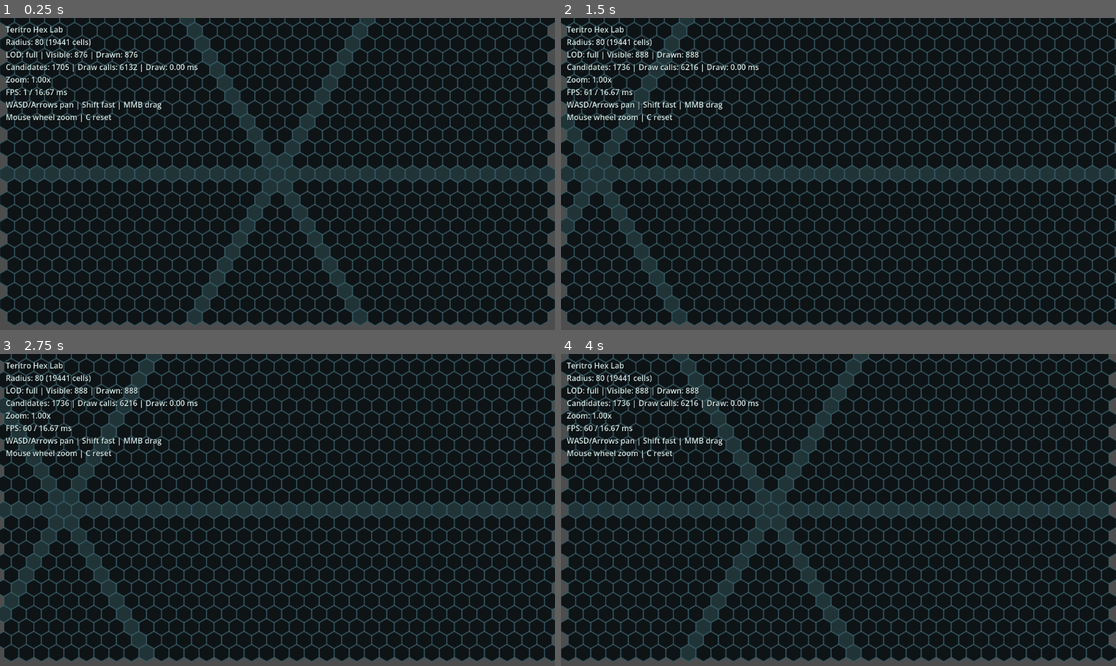
Above: before the commit, frames 1-4 (two rows, left to right).
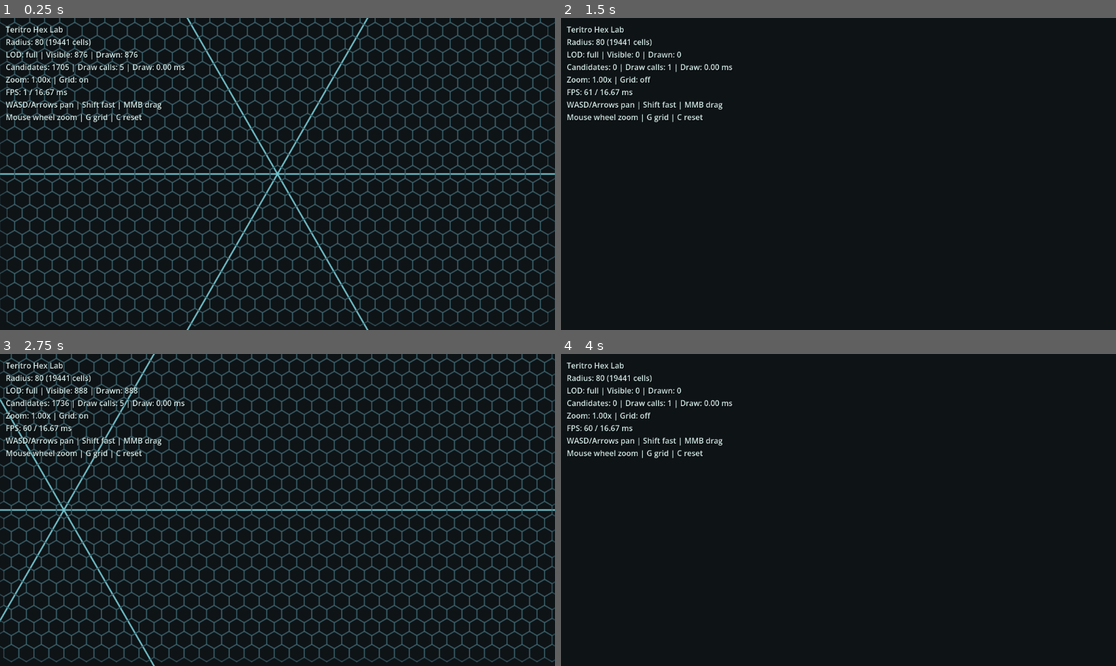
Above: after the commit, the same moments.

Repository: Kanturna/teritro
Game: Godot game, scene res://scenes/hex_lab.tscn
Two runs of this game, one before a commit and one after it. Both use one fixed random seed, a clock stepped at 60 frames per second and the inputs below.
Inputs (mouse positions are in pixels of both pictures, inside the frame that each line leads up to):
- Up to frame 1 (0.25 s): no input
- Up to frame 2 (1.5 s): tap Enter at 0.5 s; move the mouse to (960, 158) at 0.52 s; hold D 0.53-1.25 s; tap G at 0.6 s; click (960, 158) at 0.67 s; drag from (727, 189) to (810, 236) at 1.27 s
- Up to frame 3 (2.75 s): tap Space at 2 s; move the mouse to (333, 441) at 2.02 s; hold D from 2.03 s (still down); tap C at 2.1 s; click (333, 441) at 2.17 s; tap G at 2.3 s
- Up to frame 4 (4 s): release D at 2.75 s; drag from (810, 572) to (672, 463) at 2.77 s; tap Enter at 3.5 s; move the mouse to (1005, 556) at 3.52 s; hold A from 3.53 s (still down); tap G at 3.6 s; click (1005, 556) at 3.67 s

The runs differ from the first frame. In frame 1, 11% of the frame differs, in the area x 0-100%, y 0-100%; in frame 2, 26%; in frame 3, 9.2%; in frame 4, 28%.

Commit message:
perf(rendering): optimize hex grid draw path
WHAT:
- Optimizes hex grid rendering by batching grid lines with draw_multiline.
- Avoids expensive visible-cell estimation in overview LOD.
- Adds G toggle for grid visibility and HUD state.
- Updates smoke test and docs for the grid visibility control.

VALIDATION:
- Ran HexGridMath headless tests successfully.
- Ran Hex lab smoke test successfully.
- Loaded the Godot main scene headless successfully.

RISKS:
- Manual FPS confirmation in the Godot window is still needed.
- Further renderer work may still be needed if full-detail zoom remains too slow.

Diff:
--- a/src/rendering/hex_map_renderer.gd
+++ b/src/rendering/hex_map_renderer.gd
@@ -17,10 +17,16 @@
 @export var axis_color := Color(0.45, 0.78, 0.82, 0.95)
 @export var simple_lod_zoom := 0.55
 @export var overview_lod_zoom := 0.35
+@export var grid_visible := true:
+	set(value):
+		grid_visible = value
+		if is_inside_tree():
+			queue_redraw()
 
 var _base_polygon := PackedVector2Array()
 var _map_outline_polygon := PackedVector2Array()
 var _scratch_polygon := PackedVector2Array()
+var _grid_line_points := PackedVector2Array()
 var _visible_corners: Array[Vector2] = []
 var _hexes: Array[Vector2i] = []
 var _visible_hex_count := 0
@@ -57,6 +63,7 @@
 		"culled_view": _culled_by_view_count,
 		"draw_calls": _draw_call_estimate,
 		"draw_ms": _draw_ms,
+		"grid_visible": grid_visible,
 	}
 
 
@@ -89,11 +96,17 @@
 
 	if _lod_mode == "overview":
 		_draw_overview_map()
-		_visible_hex_count = estimate_visible_hex_count()
 		_draw_ms = float(Time.get_ticks_usec() - start_usec) / 1000.0
 		return
 
-	var draw_outlines := _lod_mode == "full"
+	_draw_overview_fill()
+	if not grid_visible:
+		_draw_ms = float(Time.get_ticks_usec() - start_usec) / 1000.0
+		return
+
+	_draw_axis_lines()
+	_grid_line_points.clear()
+
 	var bounds := _get_visible_axial_bounds()
 	var visible_rect := _get_visible_world_rect()
 
@@ -108,9 +121,13 @@
 			if not visible_rect.has_point(to_global(center)):
 				_culled_by_view_count += 1
 				continue
-			_draw_hex(coord, center, draw_outlines)
+			_append_hex_lines(center)
 			_visible_hex_count += 1
 			_drawn_hex_count += 1
+
+	if _grid_line_points.size() > 0:
+		draw_multiline(_grid_line_points, outline_color, 1.0, true)
+		_draw_call_estimate += 1
 
 	_draw_ms = float(Time.get_ticks_usec() - start_usec) / 1000.0
 
@@ -130,32 +147,30 @@
 		queue_redraw()
 
 
-func _draw_hex(coord: Vector2i, center: Vector2, draw_outlines: bool) -> void:
+func _append_hex_lines(center: Vector2) -> void:
+	var start_index := _grid_line_points.size()
+	_grid_line_points.resize(start_index + 12)
+
 	for i in range(6):
-		_scratch_polygon[i] = center + _base_polygon[i]
-
-	var color := fill_color
-	if coord.x == 0 or coord.y == 0 or coord.x + coord.y == 0:
-		color = fill_color.lerp(axis_color, 0.18)
-
-	draw_colored_polygon(_scratch_polygon, color)
-	_draw_call_estimate += 1
-	if draw_outlines:
-		for i in range(6):
-			draw_line(
-				_scratch_polygon[i],
-				_scratch_polygon[(i + 1) % 6],
-				outline_color,
-				1.0,
-				true
-			)
-			_draw_call_estimate += 1
+		var point_a := center + _base_polygon[i]
+		var point_b := center + _base_polygon[(i + 1) % 6]
+		var point_index := start_index + i * 2
+		_grid_line_points[point_index] = point_a
+		_grid_line_points[point_index + 1] = point_b
 
 
 func _draw_overview_map() -> void:
+	_draw_overview_fill()
+	if grid_visible:
+		_draw_axis_lines()
+
+
+func _draw_overview_fill() -> void:
 	draw_colored_polygon(_map_outline_polygon, fill_color)
 	_draw_call_estimate += 1
 
+
+func _draw_axis_lines() -> void:
 	for direction_index in [0, 1, 2]:
 		var start: Vector2 = HexGridMath.axial_to_world(
 			HexGridMath.direction(direction_index + 3) * map_radius,
--- a/src/scenes/hex_lab.gd
+++ b/src/scenes/hex_lab.gd
@@ -42,6 +42,8 @@
 			_target_zoom = 1.0
 			_camera.zoom = Vector2.ONE
 			_renderer.queue_redraw()
+		elif event.keycode == KEY_G:
+			_renderer.grid_visible = not _renderer.grid_visible
 
 
 func _handle_mouse_button(event: InputEventMouseButton) -> void:
@@ -105,8 +107,8 @@
 		% [metrics["lod"], metrics["visible"], metrics["drawn"]]
 		+ "Candidates: %d | Draw calls: %d | Draw: %.2f ms\n"
 		% [metrics["candidates"], metrics["draw_calls"], metrics["draw_ms"]]
-		+ "Zoom: %.2fx\n" % _camera.zoom.x
+		+ "Zoom: %.2fx | Grid: %s\n" % [_camera.zoom.x, "on" if metrics["grid_visible"] else "off"]
 		+ "FPS: %d / %.2f ms\n" % [Engine.get_frames_per_second(), frame_ms]
 		+ "WASD/Arrows pan | Shift fast | MMB drag\n"
-		+ "Mouse wheel zoom | C reset"
+		+ "Mouse wheel zoom | G grid | C reset"
 	)
--- a/tests/headless/hex_lab_smoke_test.gd
+++ b/tests/headless/hex_lab_smoke_test.gd
@@ -32,6 +32,9 @@
 	camera.zoom = Vector2.ONE * 0.25
 	_assert_eq(renderer.get_current_lod_mode(), "overview", "min zoom LOD")
 
+	renderer.grid_visible = false
+	_assert_eq(renderer.get_debug_metrics()["grid_visible"], false, "grid visibility toggle off")
+
 	if _failures.is_empty():
 		print("Hex lab smoke tests passed.")
 		quit(0)
Not shown, changed: docs/FINDINGS.md
Not shown, changed: docs/NEXT_STEPS.md
